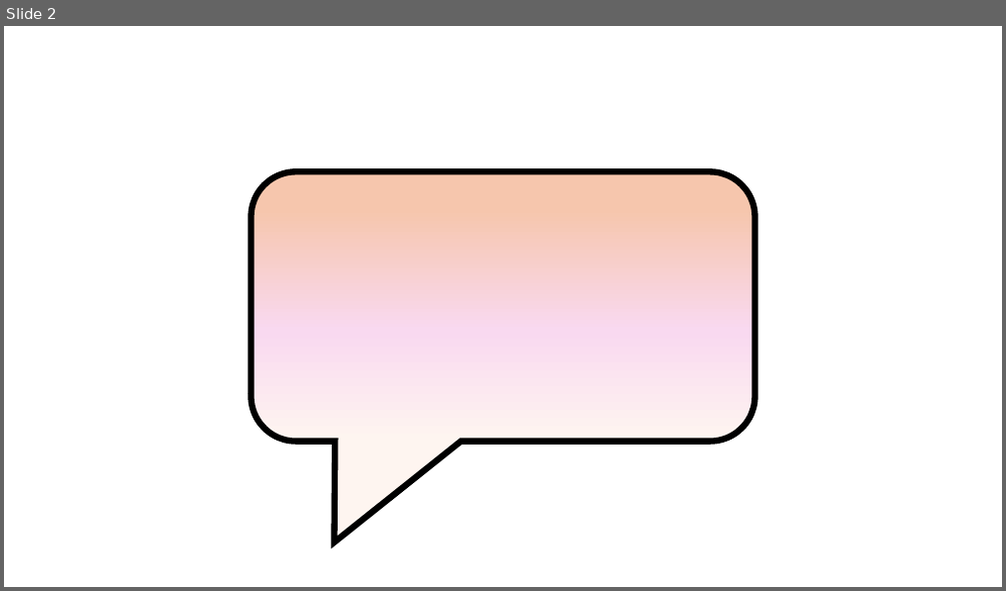
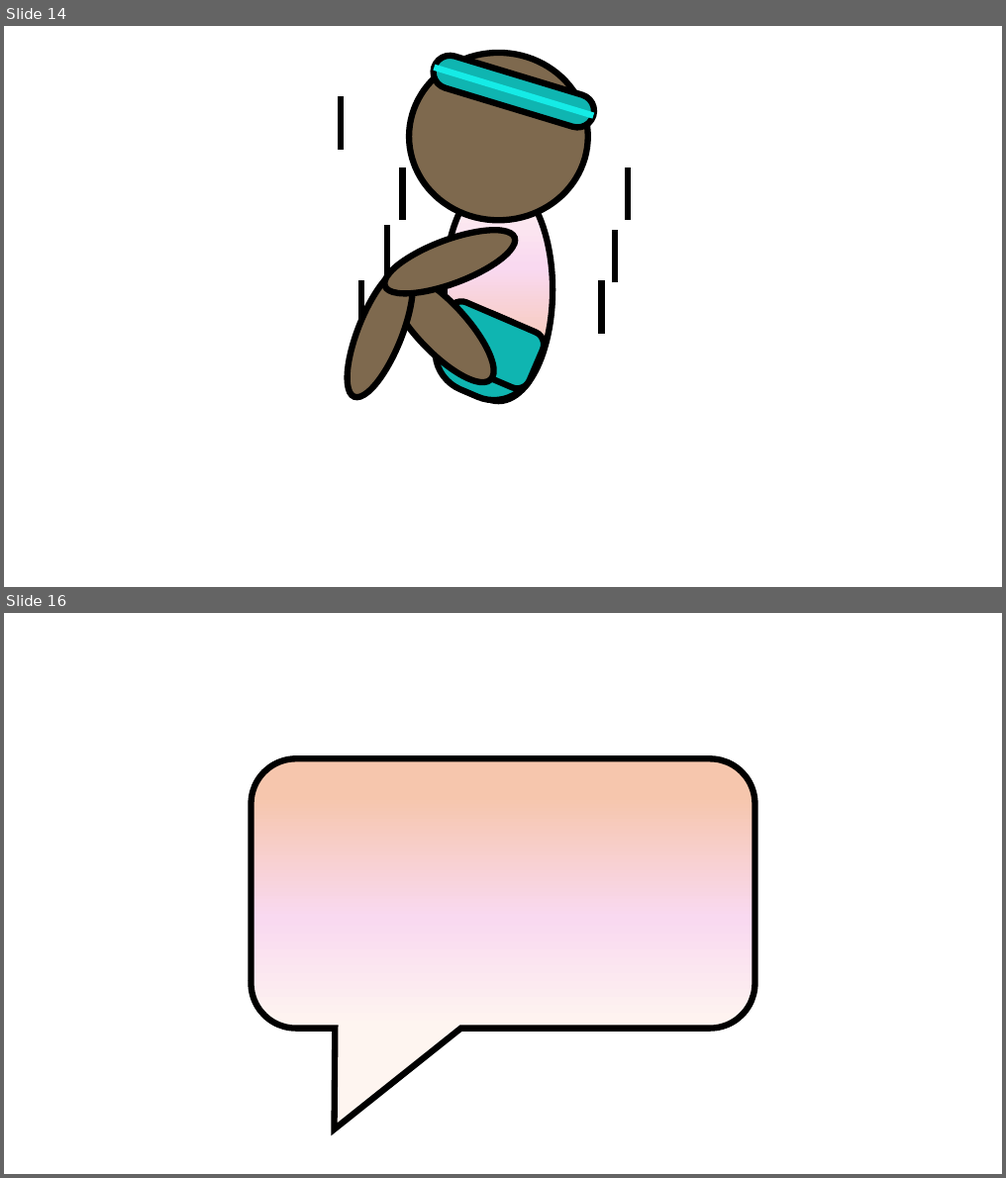
Before and after one commit to drmbiomechanics/Wavemakers, a slide deck: misc/swimmer_powerpoint.pptx. Shown one above the other, each under a label of ours: slide 2 before the commit, slides 14 and 16 after it; the slides between them are not shown. The pictures are 1006x591 and 1006x1178 pixels, drawn with LibreOffice and Linux fonts; fonts in the diff are those of the drawing. Boxes give left, top, right and bottom in pixels: in the first picture for what was removed or moved away, otherwise in the second. Text is boxed around its words. In the diff, an @@ line names an element or a change of style, - is before the commit and + after.

```diff
--- a/misc/swimmer_powerpoint.pptx
+++ b/misc/swimmer_powerpoint.pptx
@@ slide 14 added at box(4, 26, 1002, 587), background #FFFFFF @@
@@ ellipse added at box(409, 53, 588, 221), fill #7E694E, outline #000000 6 pt @@
@@ rounded rectangle added at box(430, 51, 598, 131), fill #0FB5B1, outline #000000 6 pt @@
@@ line added from (435, 68) to (593, 116), #15EBE6 6 pt @@
@@ line added from (341, 150) to (341, 96), #000000 6 pt @@
@@ line added from (403, 221) to (403, 168), #000000 6 pt @@
@@ line added from (629, 221) to (629, 168), #000000 6 pt @@
@@ ellipse added at box(445, 178, 552, 402), fill gradient #FEF5F0 to #F9D9F0 to #F6C6AD, outline #000000 6 pt @@
@@ ellipse added at box(377, 217, 522, 307), fill #7E694E, outline #000000 6 pt @@
@@ line added from (387, 278) to (387, 225), #000000 6 pt @@
@@ line added from (615, 282) to (615, 230), #000000 6 pt @@
@@ ellipse added at box(334, 261, 426, 405), fill #7E694E, outline #000000 6 pt @@
@@ ellipse added at box(372, 257, 509, 396), fill #7E694E, outline #000000 6 pt @@
@@ line added from (361, 334) to (361, 279), #000000 6 pt @@
@@ line added from (601, 335) to (601, 281), #000000 6 pt @@
@@ rounded rectangle added at box(423, 297, 548, 413), fill #0FB5B1, outline #000000 6 pt @@
@@ rounded rectangle added at box(431, 297, 548, 392), fill #0FB5B1, outline #000000 6 pt @@
@@ what was slide 2 is now slide 16 @@
```
Also in this commit, not shown: 22 other slides added, 50 other files.
